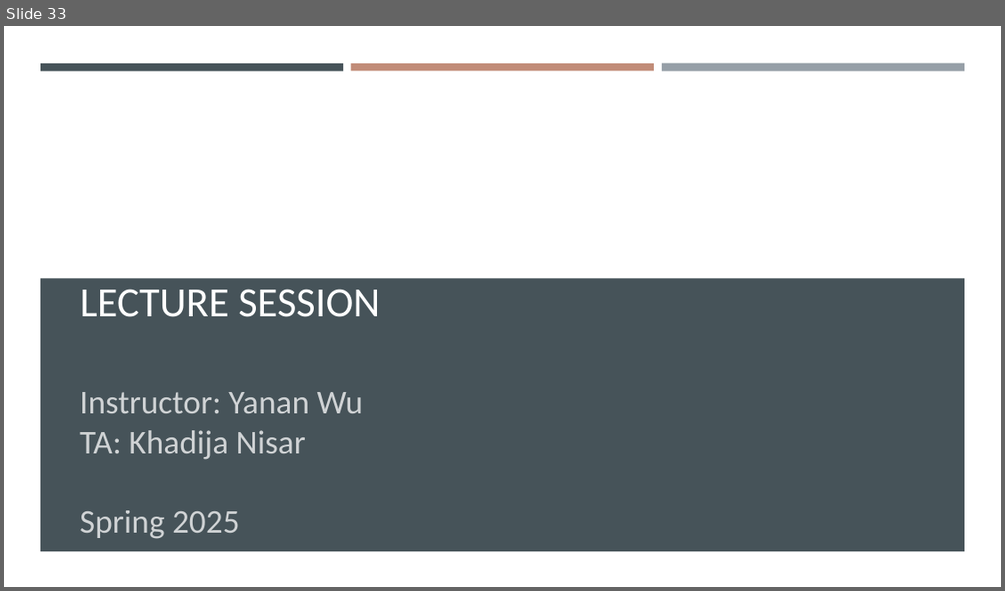
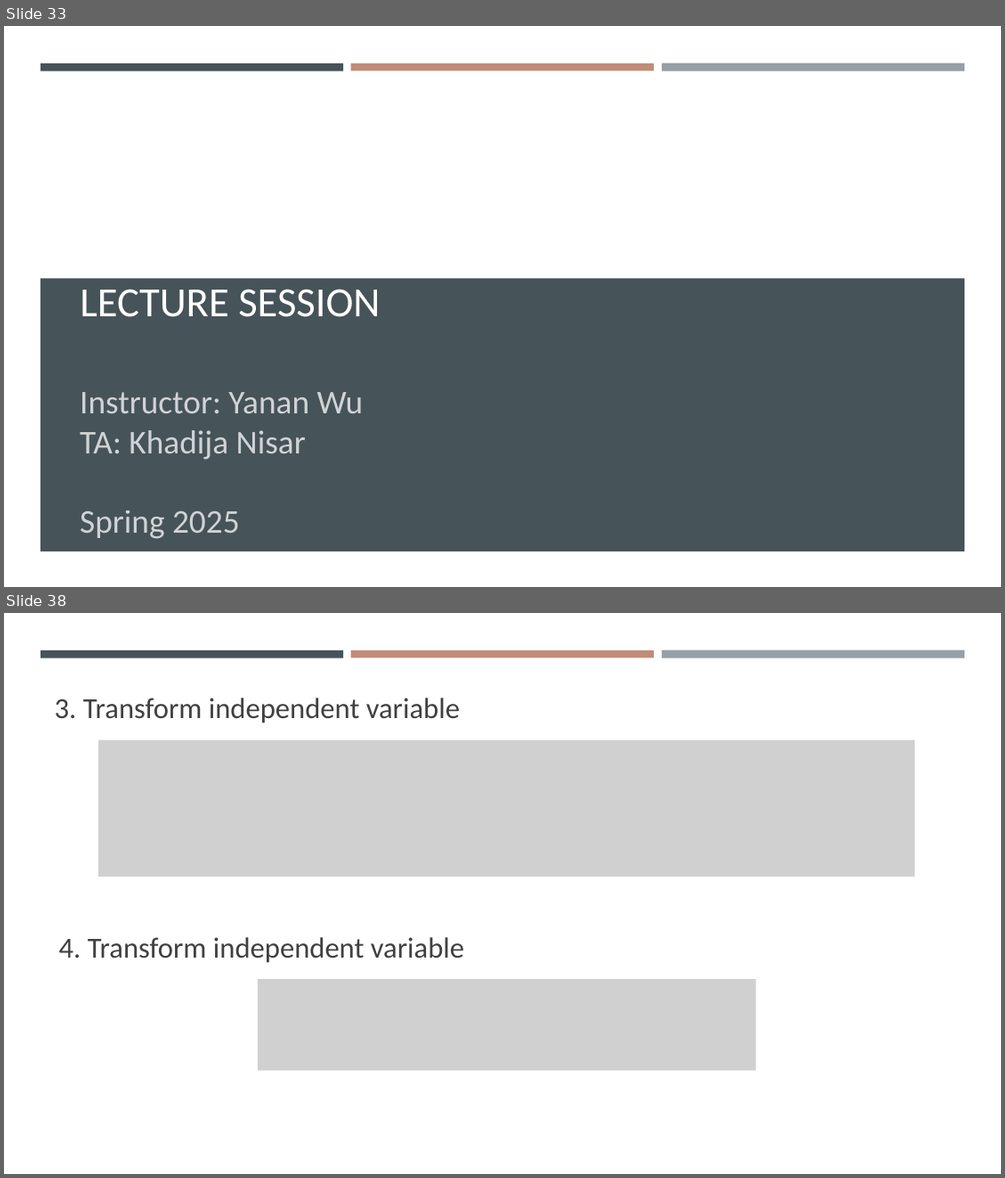
Before and after one commit to gisynw/geog-247, a slide deck: docs/Lectures/Week04/Week04_BivariateRegression.pptx. Shown one above the other, each under a label of ours: slide 33 before the commit, slides 33 and 38 after it; the slides between them are not shown. The pictures are 1005x591 and 1005x1178 pixels, drawn with LibreOffice and Linux fonts; fonts in the diff are those of the drawing; grey boxes stand for pictures; background and template pictures are left out. Boxes give left, top, right and bottom in pixels: in the first picture for what was removed or moved away, otherwise in the second. Text is boxed around its words. In the diff, an @@ line names an element or a change of style, - is before the commit and + after.

```diff
--- a/docs/Lectures/Week04/Week04_BivariateRegression.pptx
+++ b/docs/Lectures/Week04/Week04_BivariateRegression.pptx
@@ slide 38 added at [4,613,1001,1174], background #FFFFFF; not listed: 3 template elements that a slide beside it also shows @@
@@ text added at [55,698,460,723], 28 pt, text #404040 @@
+3. Transform independent variable
@@ picture added at [99,740,915,877] @@
@@ text added at [59,937,464,963], 28 pt, text #404040 @@
+4. Transform independent variable
@@ picture added at [258,979,756,1070] @@
```
Also in this commit, not shown: 1 slide changed, 5 other slides added, 1 slide removed, 5 other files.
